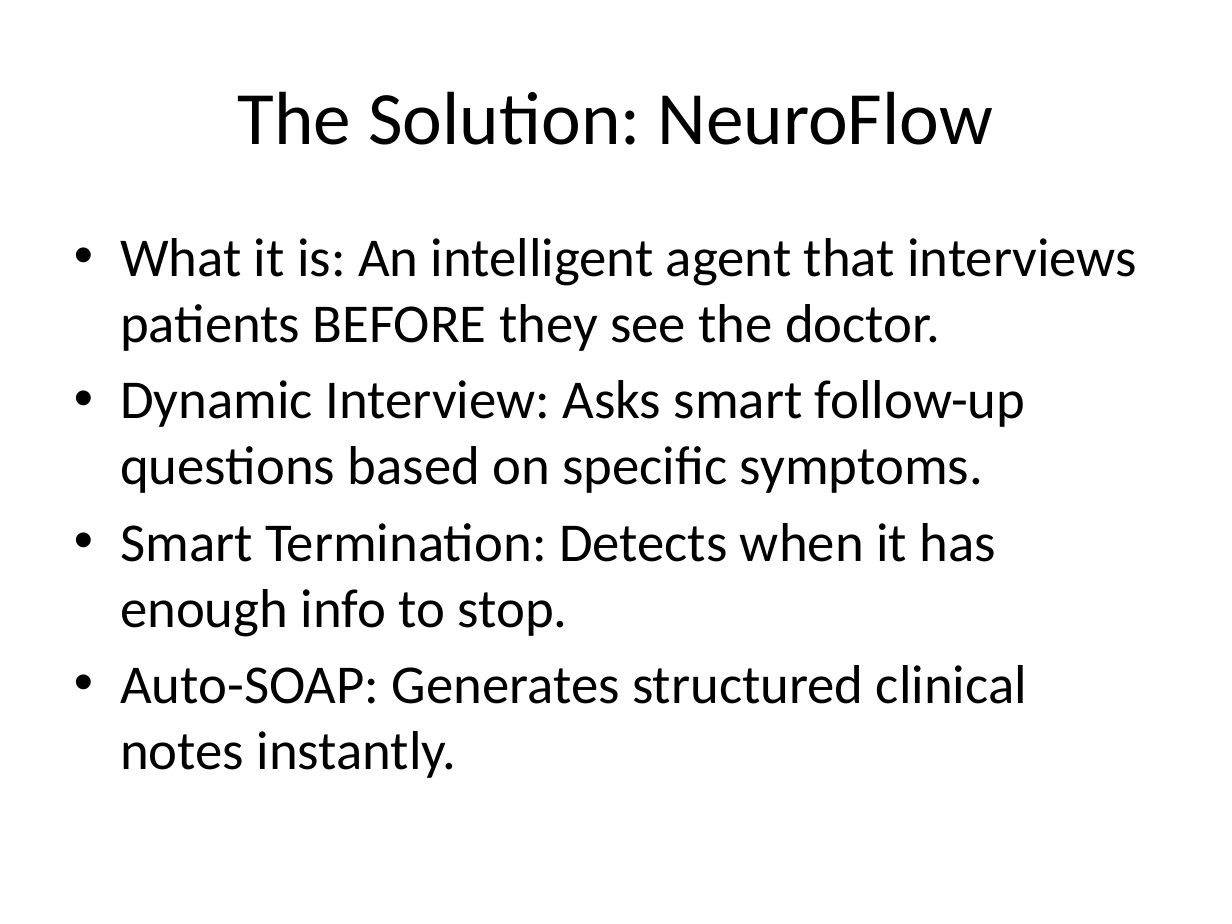
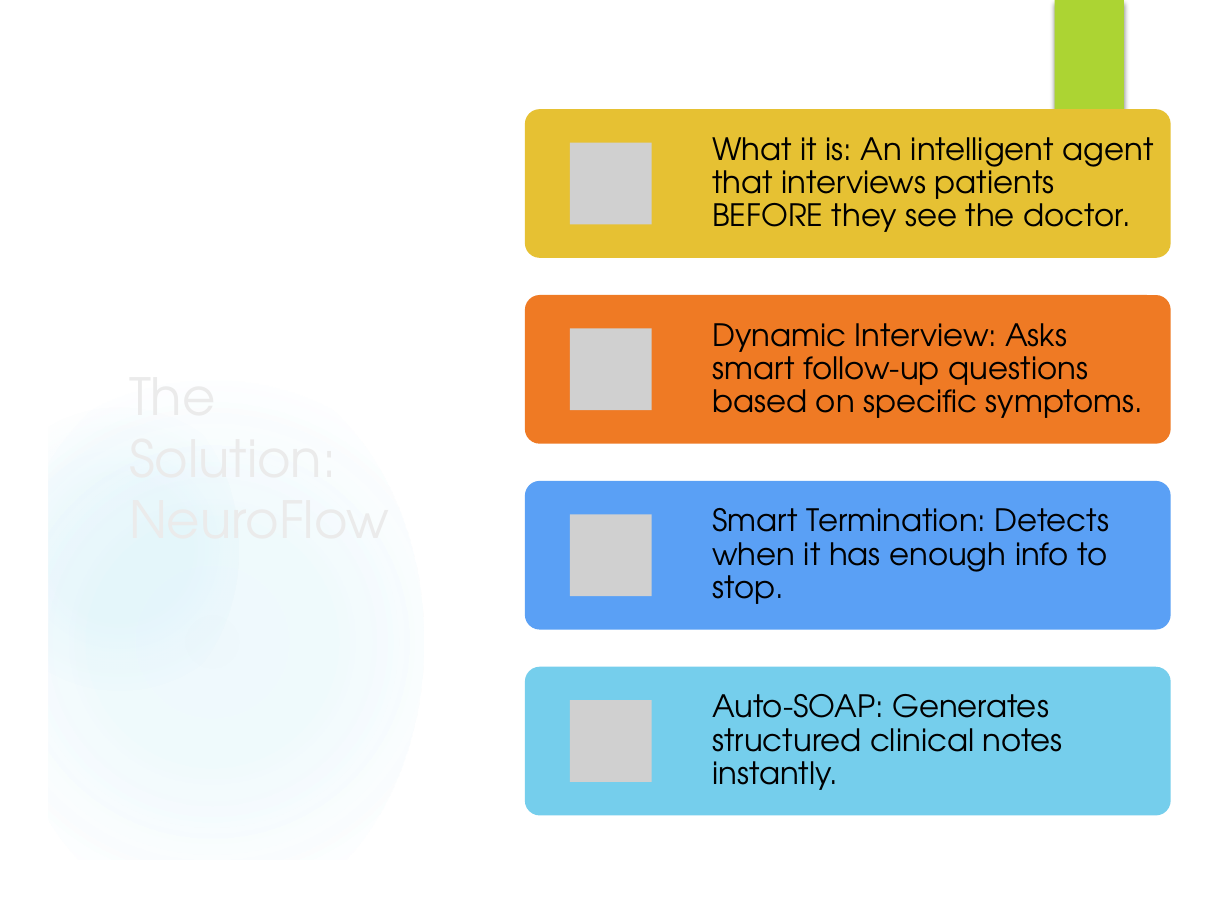
Before and after one commit to yannickb14/MentalHealthPrescreen, a slide deck: slide 3 of NeuroFlow_Pitch.pptx. Drawn at 1232x924 pixels with LibreOffice and Linux fonts; fonts in the diff are those of the drawing; grey boxes stand for pictures; background and template pictures are left out. Boxes give left, top, right and bottom in pixels: in the first picture for what was removed or moved away, otherwise in the second. Text is boxed around its words. In the diff, an @@ line names an element or a change of style, - is before the commit and + after.

```diff
--- a/NeuroFlow_Pitch.pptx
+++ b/NeuroFlow_Pitch.pptx
@@ group added at bbox=[0, 0, 1232, 924]: 5 ellipses, 2 freeform shapes @@
@@ freeform shape added at bbox=[0, 0, 1232, 924], fill #FFFFFF @@
@@ rectangle added at bbox=[1044, 0, 1136, 148], fill #ACD433 @@
@@ rectangle added at bbox=[1055, 0, 1124, 154], fill #ACD433 @@
@@ freeform shape added at bbox=[444, 53, 523, 499], fill #FFFFFF at 20% opacity @@
@@ freeform shape added at bbox=[468, 55, 594, 870], fill #FFFFFF @@
@@ rectangle added at bbox=[578, 54, 1190, 870], fill #FFFFFF @@
@@ title "The Solution: NeuroFlow": place and size @@
-title "The Solution: NeuroFlow" at bbox=[238, 91, 993, 145]
+title "The Solution: NeuroFlow" at bbox=[117, 131, 414, 782]
@@ title "The Solution: NeuroFlow" at bbox=[117, 131, 414, 782]: size 44 to 30 pt, font Calibri to TeX Gyre Adventor, text colour #000000 to #EBEBEB; alignment centre to left @@
@@ text removed at bbox=[120, 238, 1137, 778] @@
-• What it is: An intelligent agent that interviews patients BEFORE they see the doctor.
-• Dynamic Interview: Asks smart follow-up questions based on specific symptoms.
-• Smart Termination: Detects when it has enough info to stop.
-• Auto-SOAP: Generates structured clinical notes instantly.
@@ ellipse added at bbox=[0, 360, 424, 924], fill gradient #75CEEC @@
@@ ellipse added at bbox=[0, 391, 239, 708], fill gradient #75CEEC @@
@@ group added at bbox=[525, 110, 1170, 816]: 4 rounded rectangles, 4 pictures, 4 texts @@
+What it is: An intelligent agent that interviews patients BEFORE they see the doctor.
+Dynamic Interview: Asks smart follow-up questions based on specific symptoms.
+Smart Termination: Detects when it has enough info to stop.
+Auto-SOAP: Generates structured clinical notes instantly.
```
Also in this commit, not shown: 6 other slides changed, 3 other files.
